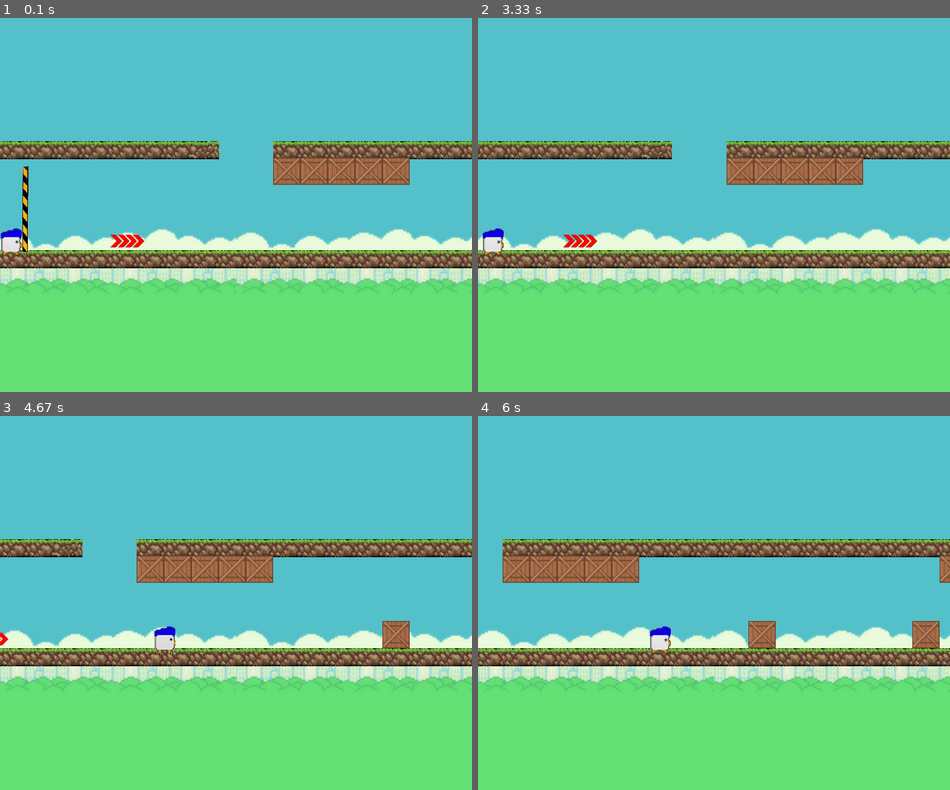
Above: before the commit, frames 1-4 (two rows, left to right).
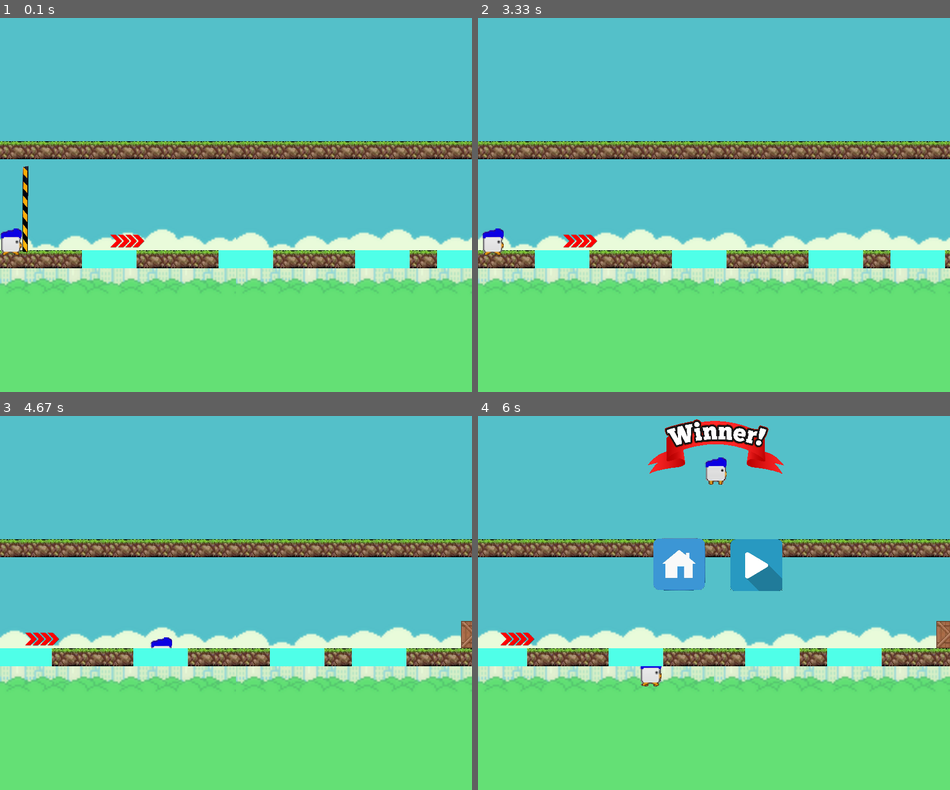
Above: after the commit, the same moments.

Repository: shugaibov-valy/ChickenRun-Pygame2
Game: pygame game, started from main.py
Same seed, same stepped clock (60 frames per second), same inputs: the game is played once before the commit and once after it.
Inputs:
- Up to frame 1 (0.1 s): no input
- Up to frame 2 (3.33 s): hold Up 0.33-0.8 s; hold Down 0.83-1.13 s; hold S 0.83-1.13 s; hold Up 1.17-1.53 s; hold W 1.17-1.53 s; hold Down 1.57-1.93 s; hold S 1.57-1.93 s; hold Up 1.97-2.27 s; hold W 1.97-2.27 s; hold Down 2.3-2.6 s; hold S 2.3-2.6 s; hold Up 2.63-3 s; hold W 2.63-3 s; hold Down from 3.03 s (still down); hold S from 3.03 s (still down)
- Up to frame 3 (4.67 s): release Down at 3.4 s; release S at 3.4 s; hold Up 3.43-3.73 s; hold W 3.43-3.73 s; hold Down 3.77-4.07 s; hold S 3.77-4.07 s
- Up to frame 4 (6 s): no input

The runs differ from the first frame. In frame 1, 4.8% of the frame differs, in the area x 17-100%, y 32-67%; in frame 2, 5.0%; in frame 3, 10%; in frame 4, 15%, in the area x 0-100%, y 0-73%.

Commit message:
Add water, del bags

Diff:
--- a/data/map.txt
+++ b/data/map.txt
@@ -4,8 +4,8 @@
 
 
 
-########...!!!!!###########!!##########!!######|
+########################!!##########!!######|
 
 
   @/   >                       >
-####################!#####!####################
+####~####~####~##~###!###~##!####~~###############
--- a/main.py
+++ b/main.py
@@ -85,6 +85,7 @@
     start_group = pygame.sprite.Group()
     finish_group = pygame.sprite.Group()
     arrows_group = pygame.sprite.Group()
+    waters_group = pygame.sprite.Group()
 
     image1 = pygame.transform.scale(load_image('ChickenRed-up_stay.png'), (40, 50))  # motion animation
     image2 = pygame.transform.scale(load_image('ChickenRed-up_run.png'), (40, 50))  # motion animation
@@ -141,6 +142,14 @@
             self.mask = pygame.mask.from_surface(self.image)
             self.rect = self.image.get_rect().move(
                 tile_width * pos_x, tile_height * pos_y - 50)
+
+    class Water(pygame.sprite.Sprite):
+        def __init__(self, tile_type, pos_x, pos_y):
+            super().__init__(waters_group)
+            self.image = pygame.transform.scale(load_image('water.png'), (100, 33))
+            self.mask = pygame.mask.from_surface(self.image)
+            self.rect = self.image.get_rect().move(
+                tile_width * pos_x, tile_height * pos_y)
 
     class Finish_line(pygame.sprite.Sprite):
         def __init__(self, tile_type, pos_x, pos_y):
@@ -206,6 +215,10 @@
             if pygame.sprite.spritecollideany(self, arrows_group):
                 arrow.play(arrow_player)
                 self.x += 240
+            if pygame.sprite.spritecollideany(self, waters_group):
+                self.x += 10
+                self.y += 20
+             #   finish = 1
 
     class Bird1(pygame.sprite.Sprite):
 
@@ -256,6 +269,9 @@
             if pygame.sprite.spritecollideany(self, arrows_group):
                 arrow.play(arrow_player)
                 self.x += 240
+            if pygame.sprite.spritecollideany(self, waters_group):
+                self.x += 10
+                self.y += 20
 
     class Start_line(pygame.sprite.Sprite):
         def __init__(self, sheet, level):
@@ -351,9 +367,11 @@
                         Tile('wall', x - c, y)  # upper blocks
                         a += 1
                     else:
-                        Tile1('wall', x - c, y)  # lower blockы
+                        Tile1('wall', x - c, y)  # lower blocks
                 elif level[y][x] == '|':
                     Finish_line('finish-line', x - c, y)
+                elif level[y][x] == '~':
+                    Water('wall', x - c, y)
                 elif level[y][x] == '!':
                     if a <= 43:
                         Tile('wall', x - c, y)
@@ -471,6 +489,7 @@
             tiles_group4 = pygame.sprite.Group()  # lower barriers
             finish_group = pygame.sprite.Group()  # lower barriers
             arrows_group = pygame.sprite.Group()  # lower barriers
+            waters_group = pygame.sprite.Group()  # lower barriers
             screen.blit(bg, (0, 0))
             hero, level_x, level_y = generate_level(level_map, map_speed)
 
@@ -488,6 +507,8 @@
             bird_group.update()
             arrows_group.draw(screen)
             arrows_group.update()
+            waters_group.draw(screen)
+            waters_group.update()
         start_group.draw(screen)
         start_group.update()
 
Binary file changed: screenshot.jpg
